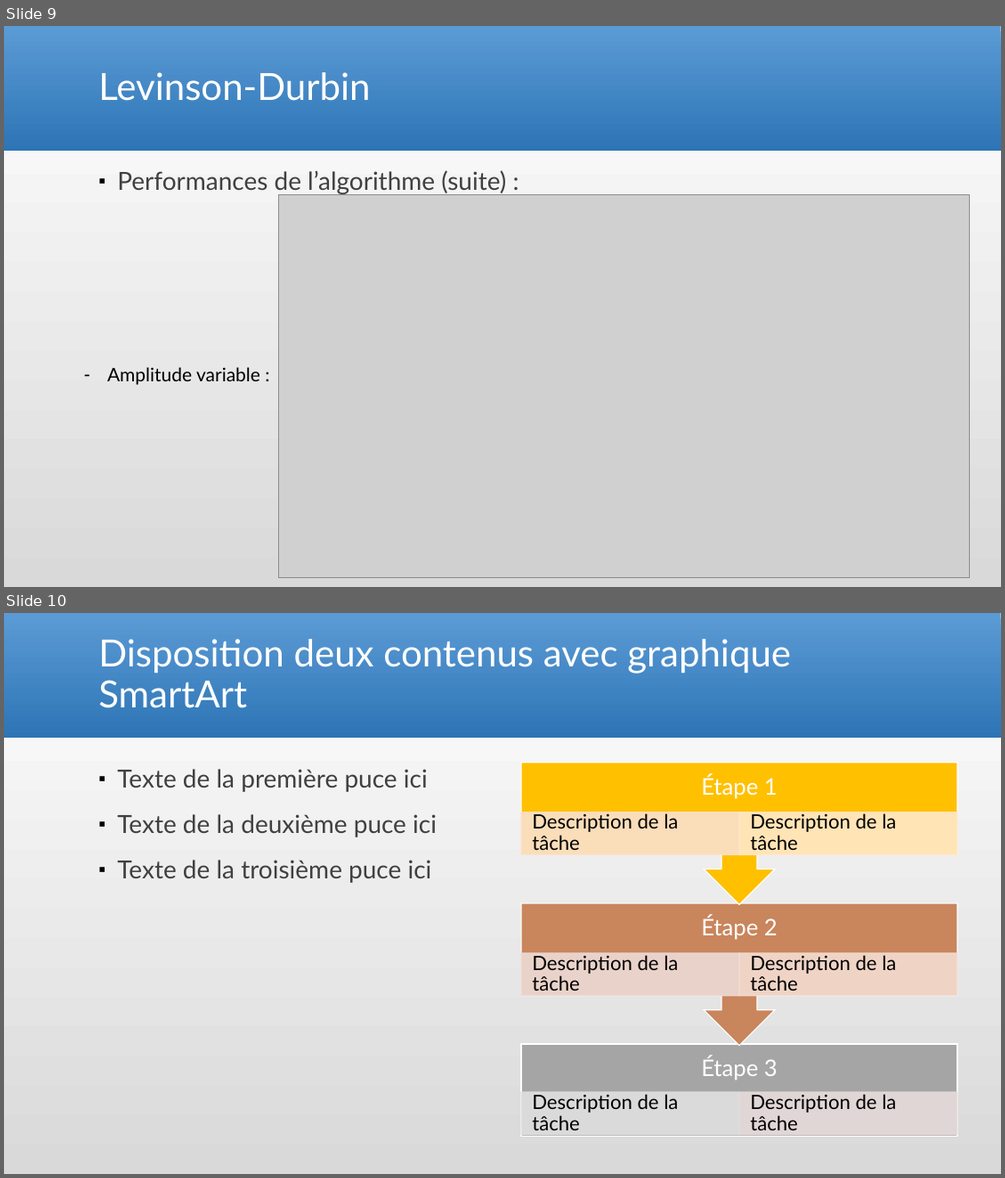
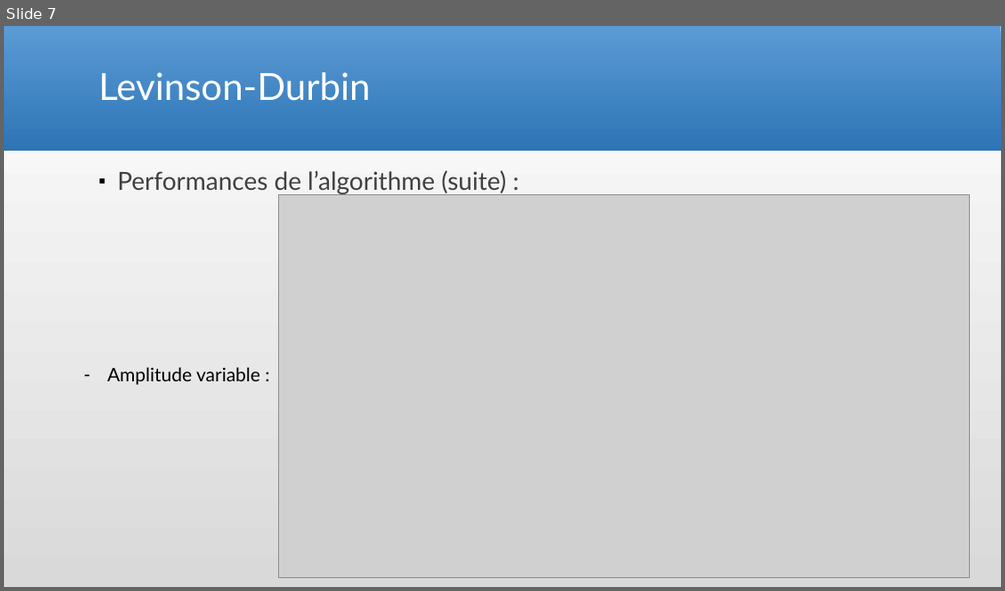
Before and after one commit to Arcyno/analyse_spectrale, a slide deck: Analyse spectrale_antoine.pptx. Shown one above the other, each under a label of ours: slides 9 and 10 before the commit, slide 7 after it. The pictures are 1005x1178 and 1005x591 pixels, drawn with LibreOffice and Linux fonts; fonts in the diff are those of the drawing; grey boxes stand for pictures. Boxes give left, top, right and bottom in pixels: in the first picture for what was removed or moved away, otherwise in the second. Text is boxed around its words. In the diff, an @@ line names an element or a change of style, - is before the commit and + after.

```diff
--- a/Analyse spectrale_antoine.pptx
+++ b/Analyse spectrale_antoine.pptx
@@ slide 10 removed at (4, 613, 1001, 1174), background gradient #D9D9D9 to #FFFFFF; not listed: 1 template element that a slide beside it also shows @@
@@ title removed at (98, 639, 791, 708) @@
-Disposition deux contenus avec graphique SmartArt
@@ text removed at (117, 769, 437, 883) @@
-▪ Texte de la première puce ici
-▪ Texte de la deuxième puce ici
-▪ Texte de la troisième puce ici
@@ group removed at (521, 763, 957, 1136): 9 texts, 7 rectangles, 2 up arrow callouts @@
-Étape 3
-Description de la tâche
-Description de la tâche
-Étape 2
-Description de la tâche
-Description de la tâche
-Étape 1
-Description de la tâche
-Description de la tâche
@@ what was slide 9 is now slide 7 @@
```
Also in this commit, not shown: 2 slides changed, 10 slides added, 7 other slides removed.
